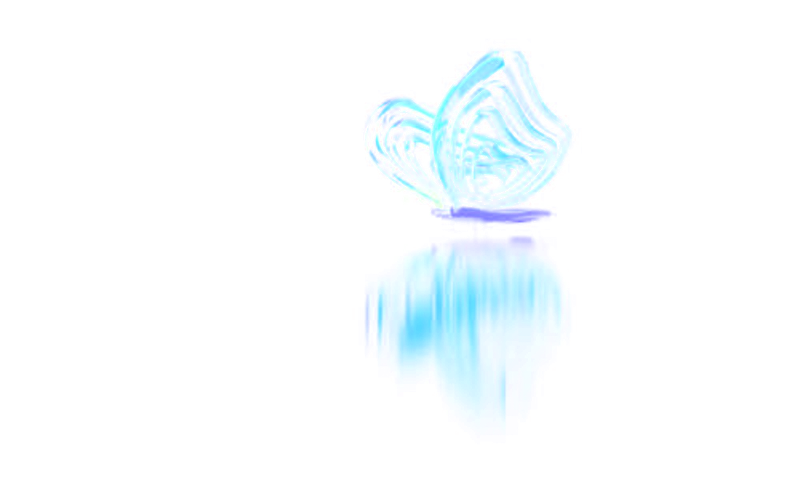
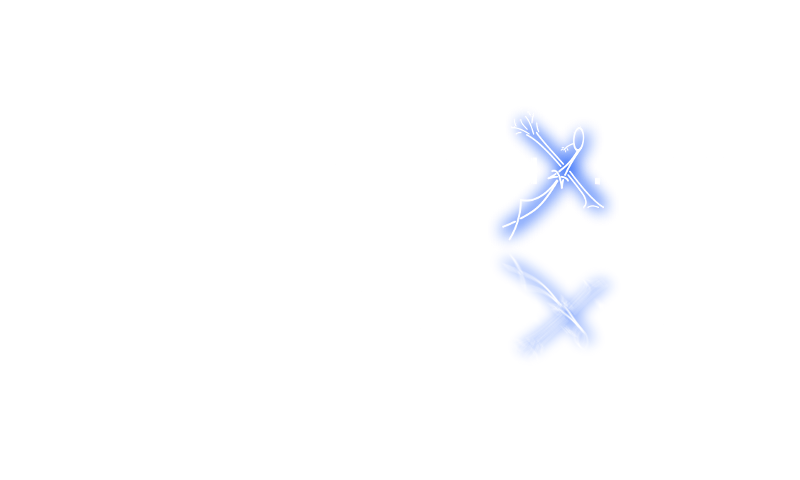
Revision of a layered 800 x 480 image; what changed, layer by layer:
removed layer "Arrière-plan" over <box>362,39,582,444</box>
added layer "Copie de logo" (59%) above "logo" over <box>363,246,618,366</box>
added layer "logo" above "Nouveau calque" over <box>362,106,618,251</box>
